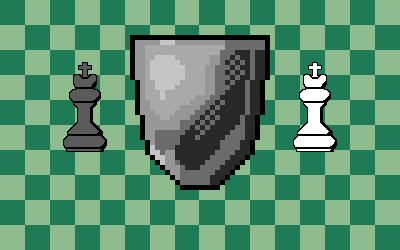
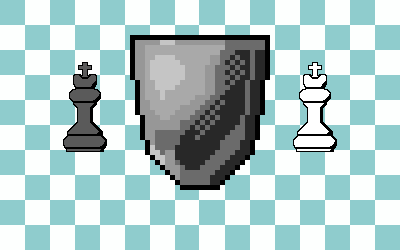
Layered file, before and after one edit (w=400, h=250). Changes by layer:
painted on "Hintergrund" over [0, 0, 400, 250]
